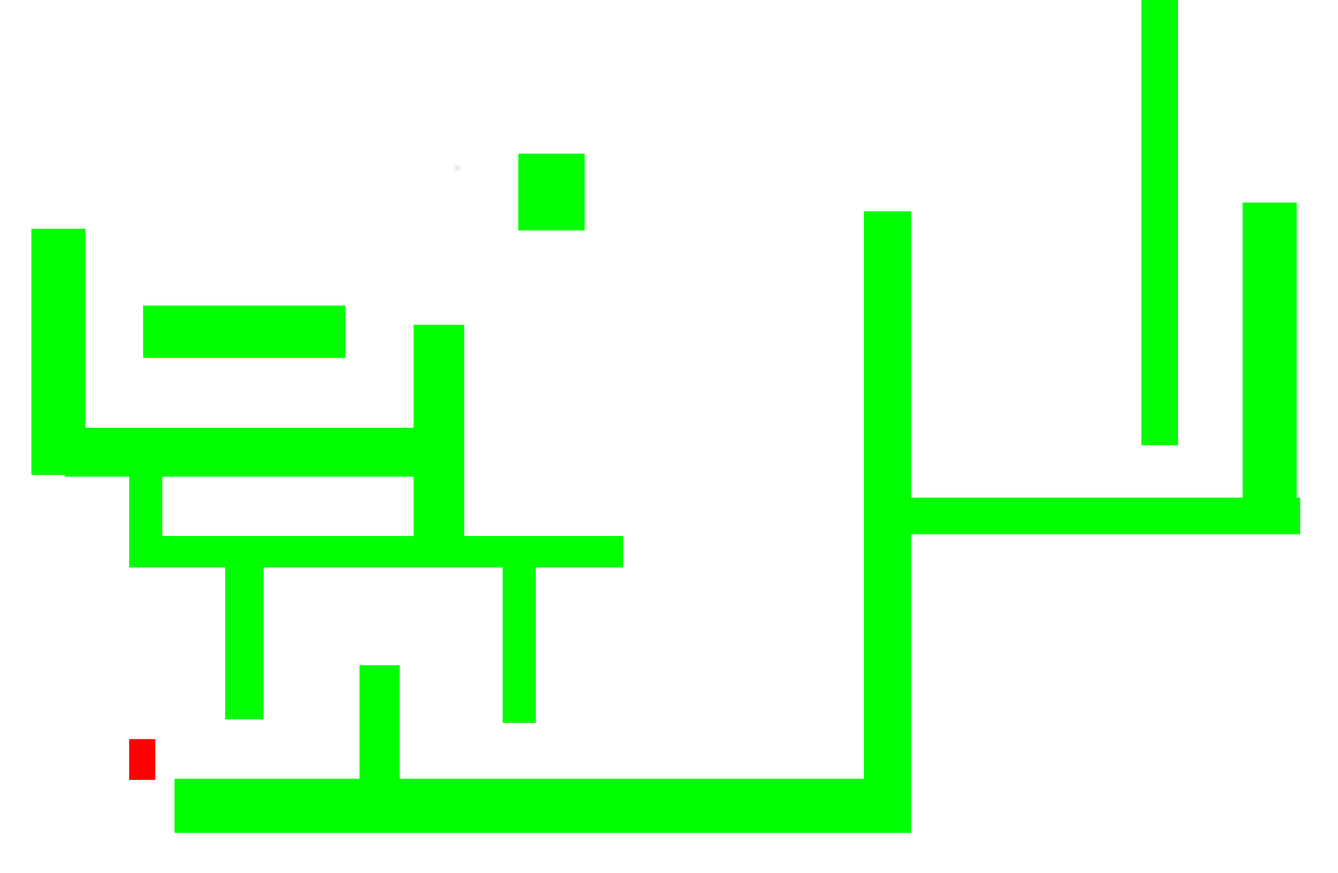
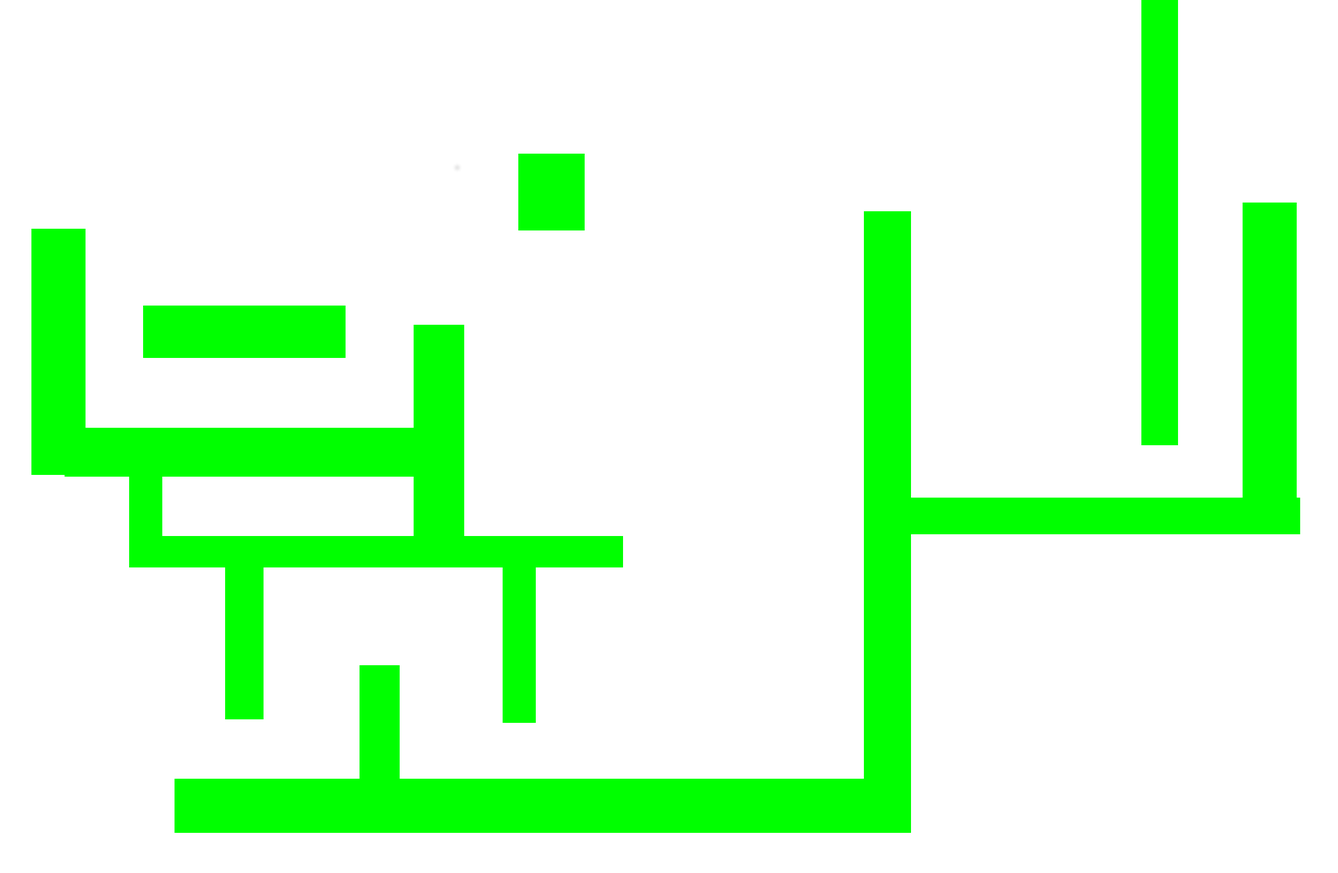
Revision of a layered 1338x873 image; what changed, layer by layer:
hid "Pasted Layer", moved it above "Background" over <box>129,738,156,780</box>
